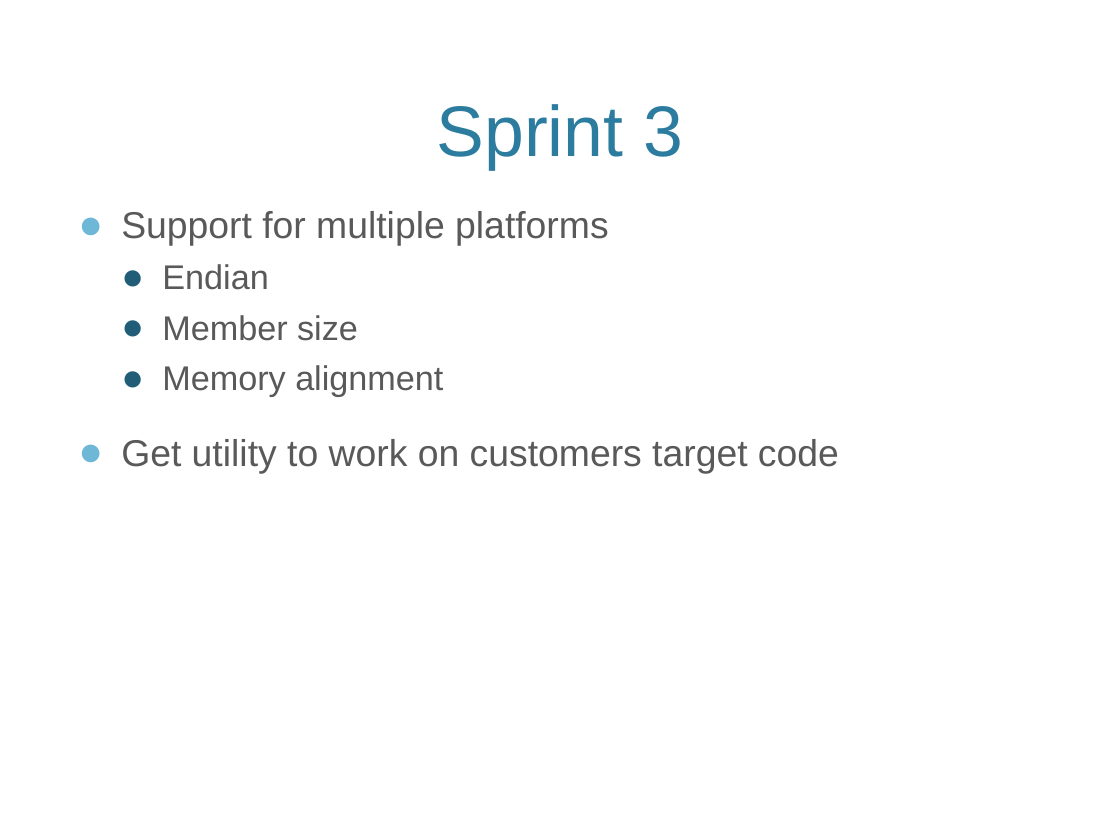
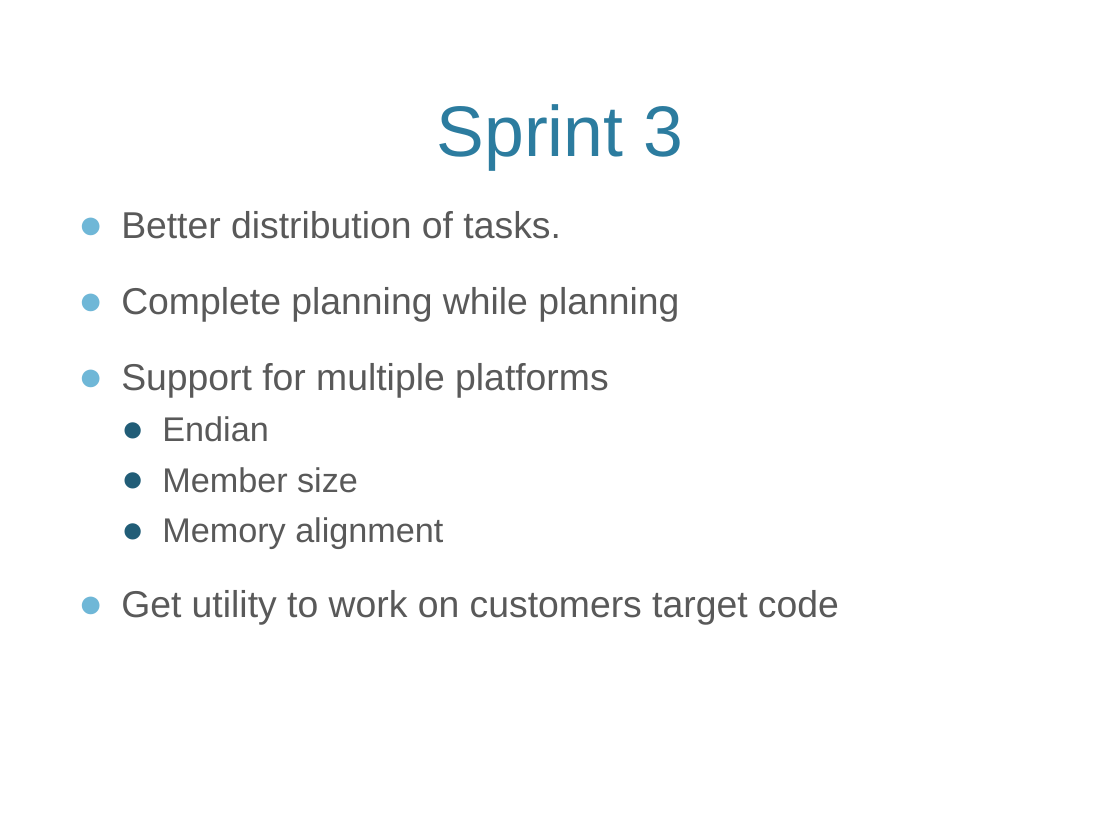
Before and after one commit to eventh/kpro9, a slide deck: slide 24 of presentation/TDT4290_FinalPresentasjon.pptx. Drawn at 1120x840 pixels with LibreOffice and Linux fonts; fonts in the diff are those of the drawing; background and template pictures are left out. Boxes give left, top, right and bottom in pixels: in the first picture for what was removed or moved away, otherwise in the second. Text is boxed around its words. In the diff, an @@ line names an element or a change of style, - is before the commit and + after.

```diff
--- a/presentation/TDT4290_FinalPresentasjon.pptx
+++ b/presentation/TDT4290_FinalPresentasjon.pptx
@@ text at [121,211,679,322]: paragraphs added @@
+● Better distribution of tasks.
+● Complete planning while planning
```
Also in this commit, not shown: 12 other slides changed, 5 slides added, 12 slides removed, 3 other files.
